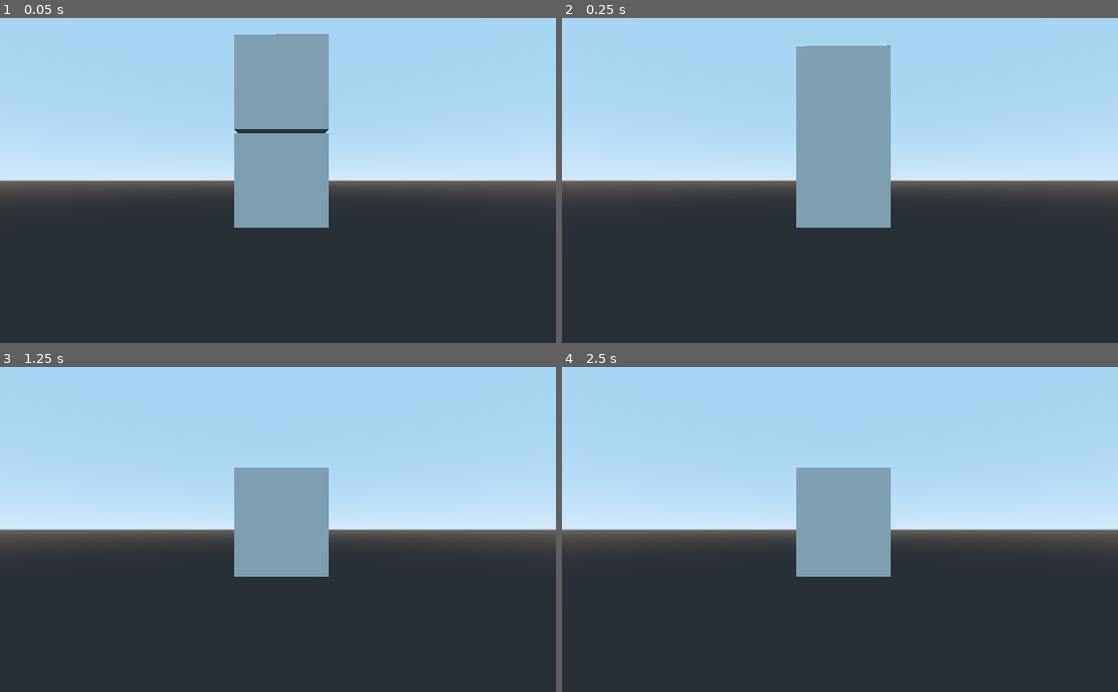
Above: before the commit, frames 1-4 (two rows, left to right).
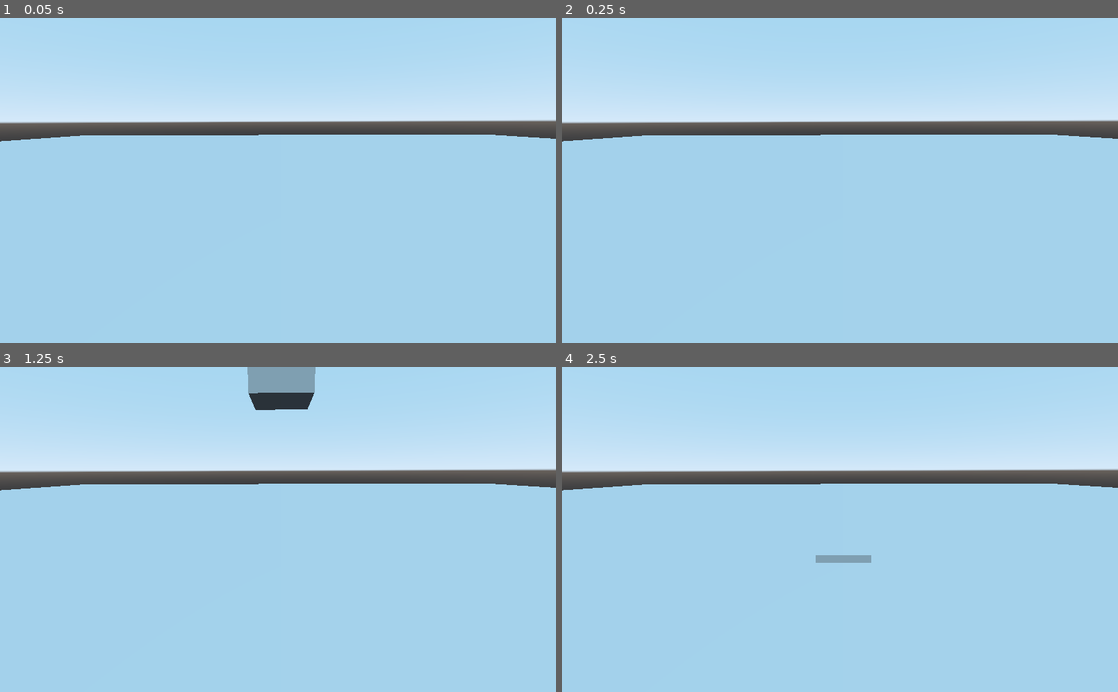
Above: after the commit, the same moments.

Repository: ircommins/mobacrab
Game: Godot game, scene res://First_scene.tscn
The game is run twice, just before and just after one commit, with the same random seed, the same clock (stepped at 60 frames per second) and the same inputs.
Inputs:
- Up to frame 1 (0.05 s): no input
- Up to frame 2 (0.25 s): no input
- Up to frame 3 (1.25 s): no input
- Up to frame 4 (2.5 s): no input

The runs differ from the first frame. In frame 1, 75% of the frame differs, in the area x 0-100%, y 4-100%; in frame 2, 74%; in frame 3, 73%; in frame 4, 71%.

Commit message:
I added a floor and it falls through a bit I am the most prog

Diff:
--- a/mobacrab_game/First_scene.tscn
+++ b/mobacrab_game/First_scene.tscn
@@ -11,7 +11,7 @@
 [node name="Spatial" type="Spatial"]
 
 [node name="Box" type="RigidBody" parent="."]
-transform = Transform( 1, 0, 0, 0, 1, 0, 0, 0, 1, 0, 2.08989, 0 )
+transform = Transform( 1, 0, 0, 0, 1, 0, 0, 0, 1, 0, 14.5771, 0 )
 
 [node name="CollisionShape" type="CollisionShape" parent="Box"]
 shape = SubResource( 1 )
@@ -21,7 +21,7 @@
 material/0 = null
 
 [node name="Camera" type="Camera" parent="."]
-transform = Transform( -0.0146427, 0, 0.999893, 0, 1, 0, -0.999893, 0, -0.0146427, 5.90009, 0, 0 )
+transform = Transform( -0.0141921, -0.24617, 0.969123, -0.0036046, 0.969227, 0.246144, -0.999893, 0, -0.0146427, 8.81494, 4.23374, 0 )
 
 [node name="StaticBody" type="StaticBody" parent="."]
 
@@ -30,5 +30,6 @@
 shape = SubResource( 3 )
 
 [node name="MeshInstance" type="MeshInstance" parent="StaticBody"]
+transform = Transform( 50, 0, 0, 0, 1, 0, 0, 0, 50, 0, 0, 0 )
 mesh = SubResource( 4 )
 material/0 = null
